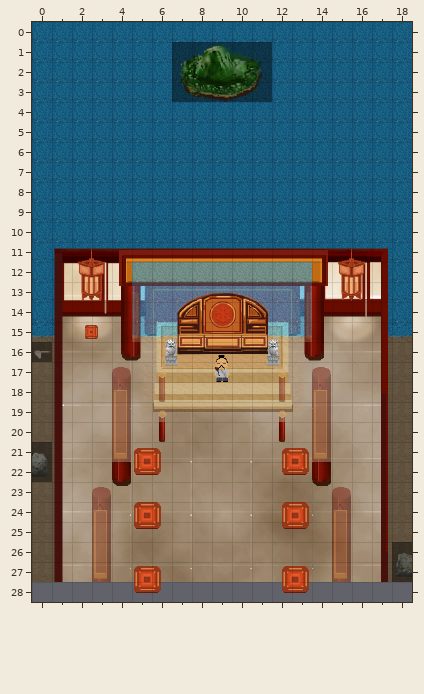
Level history. Tiled map: China/maps/throneroom.tmx. The picture above is the old version.
Cells are 30x30 px. Shown: x 0..18, y 0..28.
And afterwards:
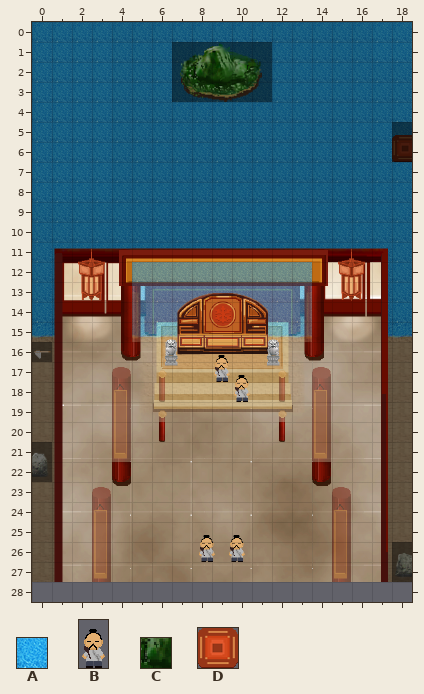
Key: from "Base Tiles": A 39; from "Villager Placeholder": B 0; from "throneroom": C 252; from "throneroomobjects": D 0.
_ is an empty cell.
Objects are placed by their top-left corner, in cells (3,4 is the top-left corner of cell 3,4); size is 1x1 cell unless given.
See-through tiles are keyed as they look on the map.
From the commit log: Updated to extend the throneroom talk
From old to new:
Layer "lower":
The edit turns tile A into tile D in row 6 at x 18.
Layer "throne_layer":
There is now tile C in rows 5 to 6 at x 18.
Layer "objects":
A new object: B "Main Guard" at 10,17.3 size 1x1.7.
A new object: B "Guard 1" at 9.8,25.3 size 1x1.7.
A new object: B "Guard 2" at 8.2,25.3 size 1x1.7.
Object D "InteractTest" at 2.7,15.2 size 0.7x0.7 is removed.
Object D "Chair1" at 5.1,21.3 size 1.3x1.3 is removed.
Object D "Chair4" at 12.5,21.3 size 1.3x1.3 is removed.
Object D "Chair2" at 5.1,24 size 1.3x1.3 is removed.
Object D "Chair5" at 12.5,24 size 1.3x1.3 is removed.
Object D "Chair3" at 5.1,27.2 size 1.3x1.3 is removed.
Object D "Chair6" at 12.5,27.2 size 1.3x1.3 is removed.
